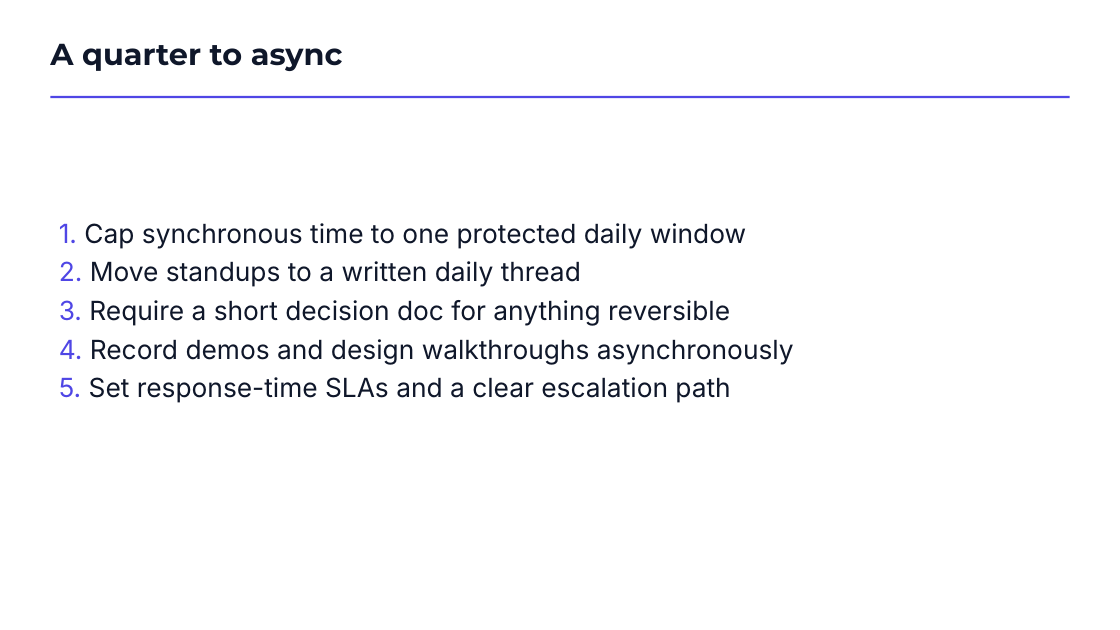
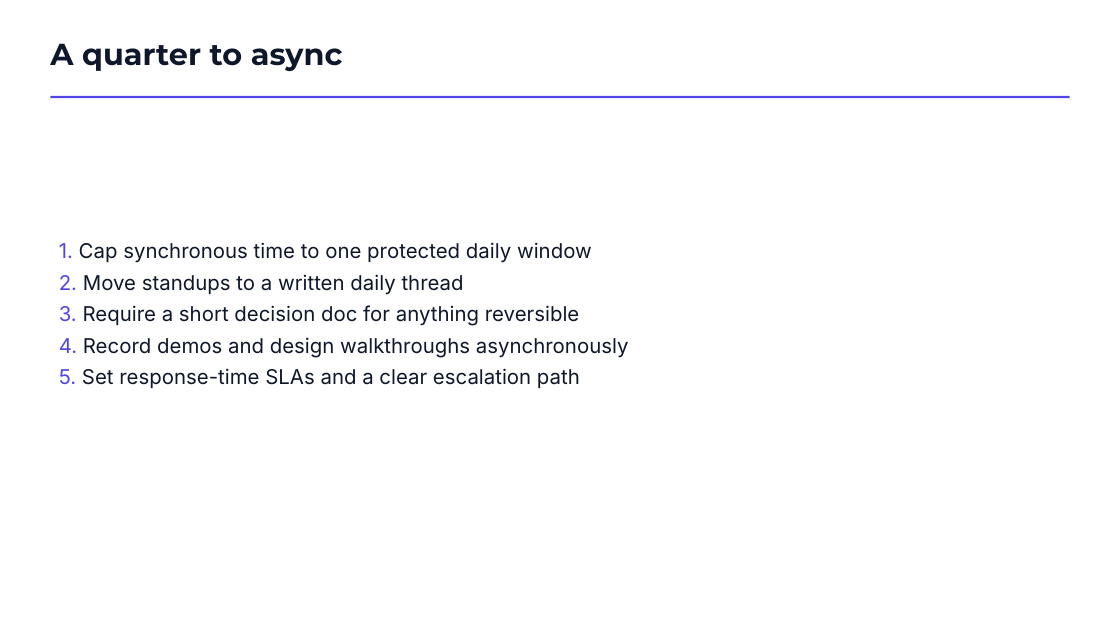
Before and after one commit to kirti34n/docloom, a slide deck: slide 10 of examples/output/showcase.pptx. Drawn at 1120x630 pixels with LibreOffice and Linux fonts; fonts in the diff are those of the drawing. Boxes give left, top, right and bottom in pixels: in the first picture for what was removed or moved away, otherwise in the second. Text is boxed around its words. In the diff, an @@ line names an element or a change of style, - is before the commit and + after.

```diff
--- a/examples/output/showcase.pptx
+++ b/examples/output/showcase.pptx
@@ text "1. Cap synchronous time to ...": place and size @@
-text "1. Cap synchronous time to ..." at [59,223,794,403]
+text "1. Cap synchronous time to ..." at [59,242,629,388]
@@ text "1. Cap synchronous time to ..." at [59,242,629,388]: size 22.6 to 17.5 pt @@
```
Also in this commit, not shown: 8 other slides changed, 39 other files.
